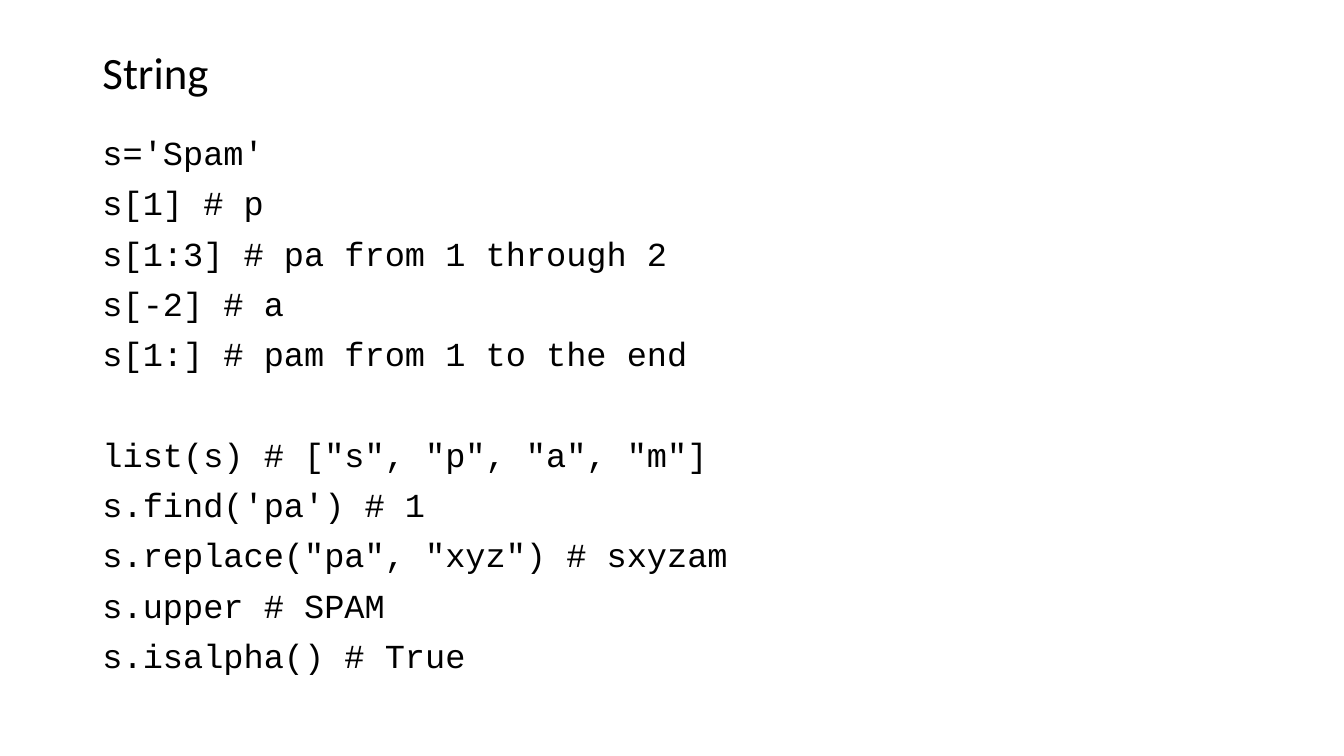
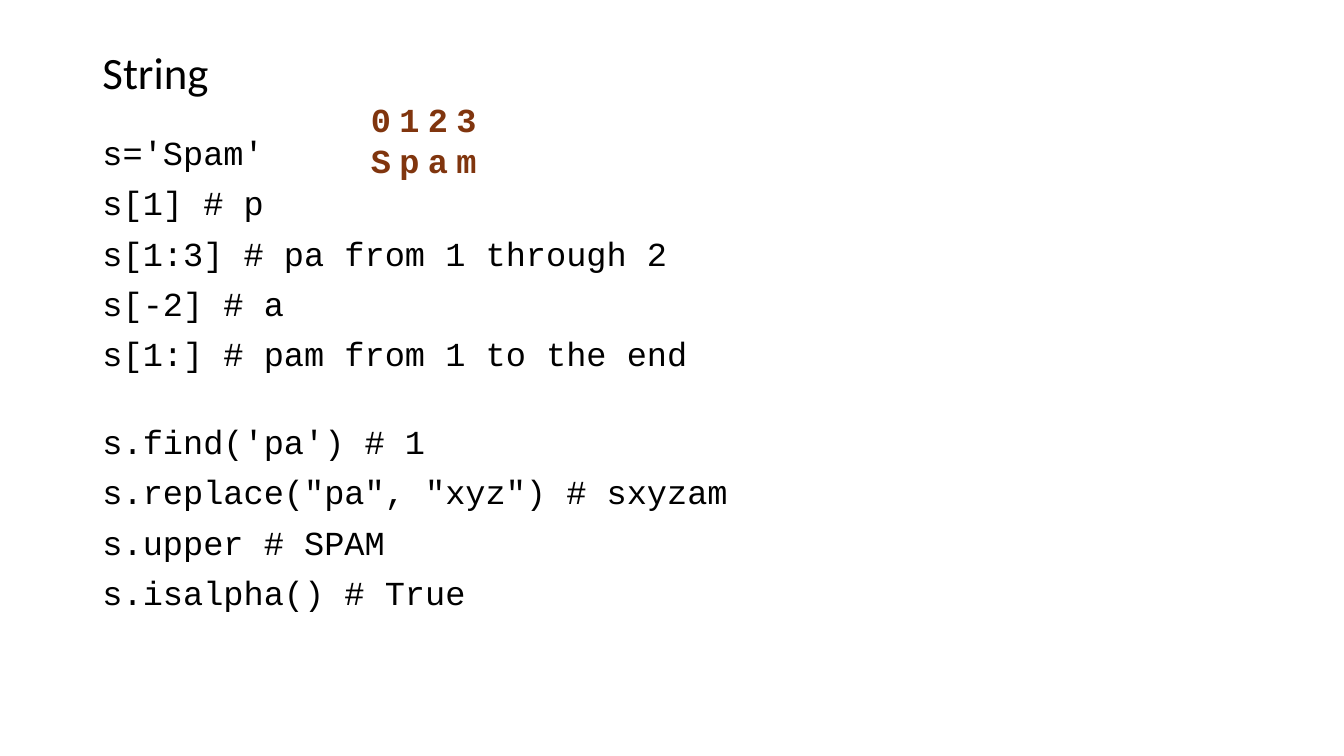
Before and after one commit to liu3zhenlab/teaching, a slide deck: slide 5 of PLPTH813Bioinformatis/2025/1_lecture/lecture16_Python.pptx. Drawn at 1344x756 pixels with LibreOffice and Linux fonts; fonts in the diff are those of the drawing. Boxes give left, top, right and bottom in pixels: in the first picture for what was removed or moved away, otherwise in the second. Text is boxed around its words. In the diff, an @@ line names an element or a change of style, - is before the commit and + after.

```diff
--- a/PLPTH813Bioinformatis/2025/1_lecture/lecture16_Python.pptx
+++ b/PLPTH813Bioinformatis/2025/1_lecture/lecture16_Python.pptx
@@ text added at (371, 109, 477, 180), 24 pt, text #80350E, bold @@
+0123
+Spam
@@ text at (102, 442, 728, 675): paragraphs removed @@
-list(s) # ["s", "p", "a", "m"]
-s.find('pa') # 1
-s.replace("pa", "xyz") # sxyzam
-s.upper # SPAM
-s.isalpha() # True
@@ text added at (102, 430, 728, 612), 24 pt, text #000000 @@
+s.find('pa') # 1
+s.replace("pa", "xyz") # sxyzam
+s.upper # SPAM
+s.isalpha() # True
```
Also in this commit, not shown: 13 other slides changed, 1 slide added.
